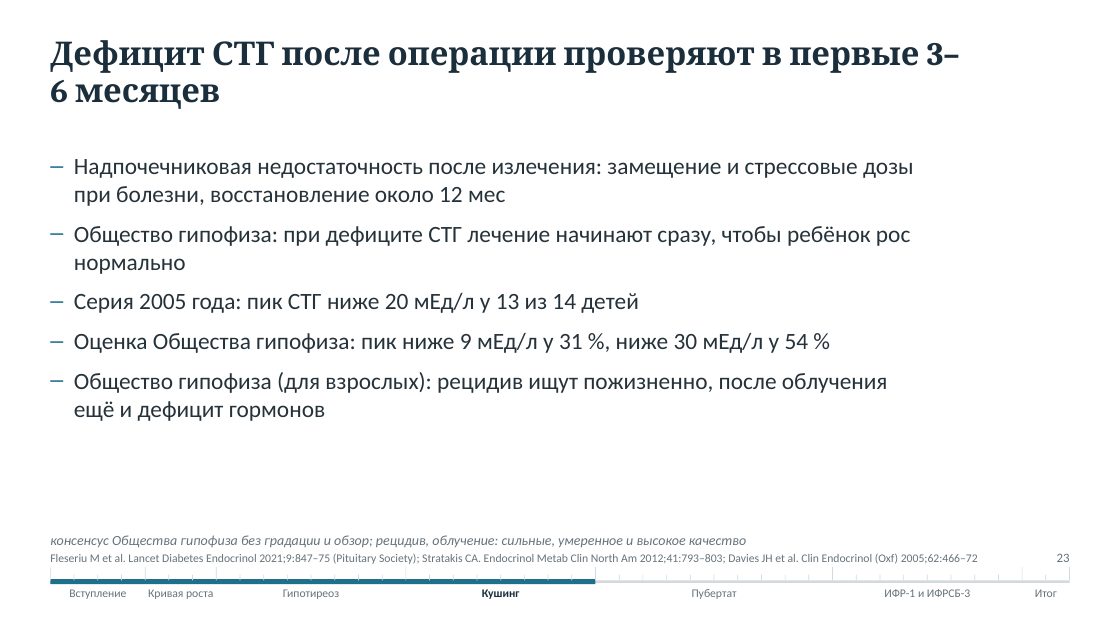
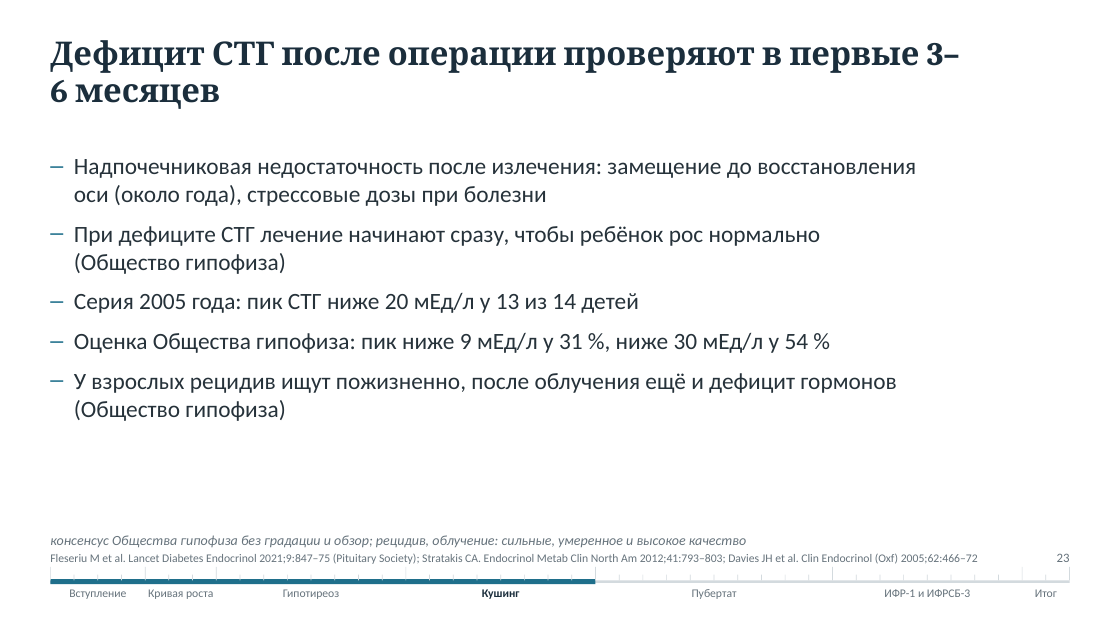
Before and after one commit to drabdulbosit1-eng/my-test-cloud, a slide deck: slide 23 of Endo_short_stature/Эндокринные причины низкорослости 2026.pptx. Drawn at 1120x630 pixels with LibreOffice and Linux fonts; fonts in the diff are those of the drawing. Boxes give left, top, right and bottom in pixels: in the first picture for what was removed or moved away, otherwise in the second. Text is boxed around its words. In the diff, an @@ line names an element or a change of style, - is before the commit and + after.

```diff
--- a/Endo_short_stature/Эндокринные причины низкорослости 2026.pptx
+++ b/Endo_short_stature/Эндокринные причины низкорослости 2026.pptx
@@ text at (74,159,916,274): text changed @@
-– Надпочечниковая недостаточность после излечения: замещение и стрессовые дозы при болезни, восстановление около 12 мес
-– Общество гипофиза: при дефиците СТГ лечение начинают сразу, чтобы ребёнок рос нормально
+– Надпочечниковая недостаточность после излечения: замещение до восстановления оси (около года), стрессовые дозы при болезни
+– При дефиците СТГ лечение начинают сразу, чтобы ребёнок рос нормально (Общество гипофиза)
@@ text at (74,373,897,421): text changed @@
-– Общество гипофиза (для взрослых): рецидив ищут пожизненно, после облучения ещё и дефицит гормонов
+– У взрослых рецидив ищут пожизненно, после облучения ещё и дефицит гормонов (Общество гипофиза)
```
Also in this commit, not shown: 26 other slides changed, 14 other files.
